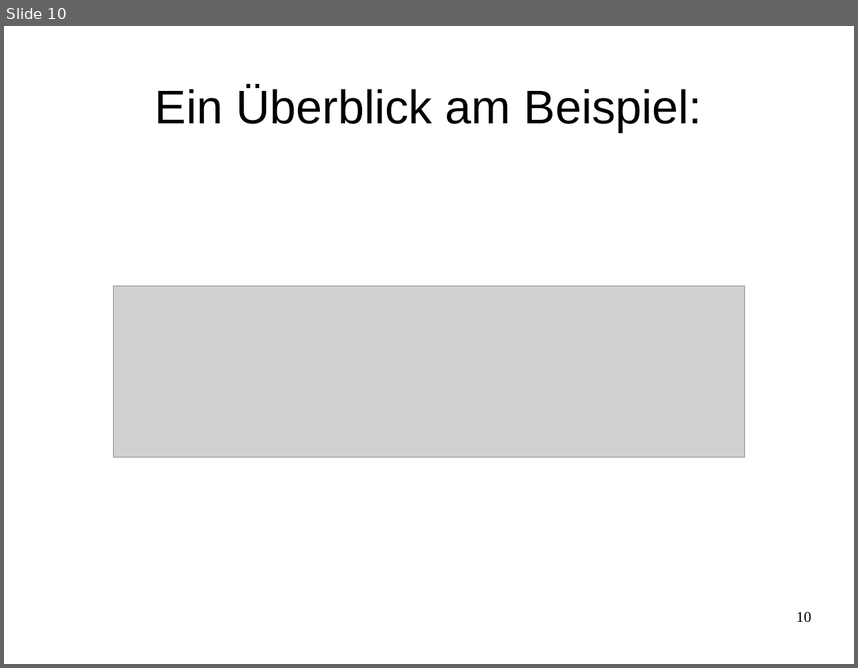
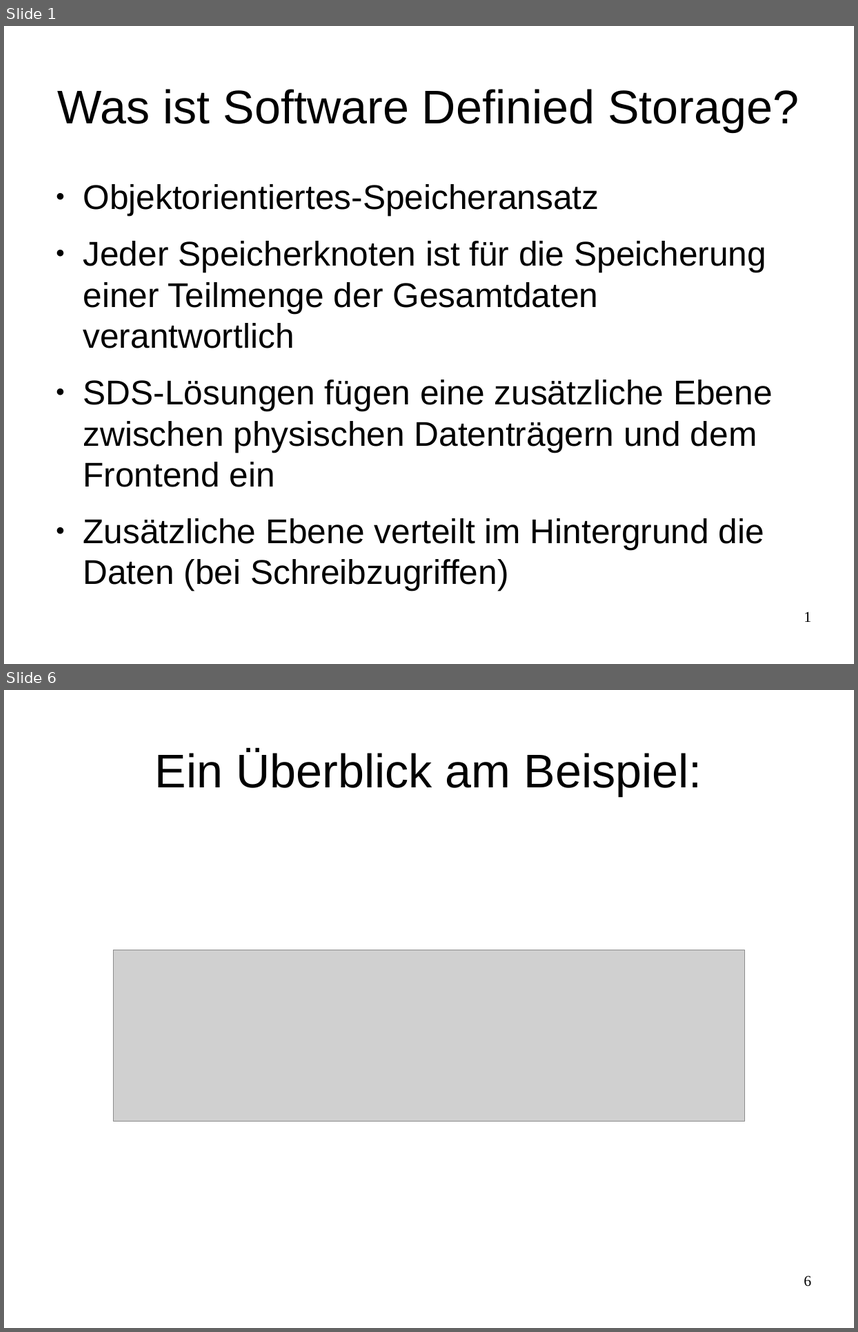
Before and after one commit to celentanos/inora, a slide deck: inora_vortrag_M.odp. Shown one above the other, each under a label of ours: slide 10 before the commit, slides 1 and 6 after it; the slides between them are not shown. The pictures are 858x668 and 858x1332 pixels, drawn with LibreOffice and Linux fonts; fonts in the diff are those of the drawing; grey boxes stand for pictures. Boxes give left, top, right and bottom in pixels: in the first picture for what was removed or moved away, otherwise in the second. Text is boxed around its words. In the diff, an @@ line names an element or a change of style, - is before the commit and + after.

```diff
--- a/inora_vortrag_M.odp
+++ b/inora_vortrag_M.odp
@@ slide 1 added at bbox=[4, 26, 854, 664], background #FFFFFF @@
@@ title added at bbox=[58, 89, 799, 132], 44 pt, text #000000 @@
+Was ist Software Definied Storage?
@@ text added at bbox=[83, 184, 773, 549], 32 pt, text #000000 @@
+● Objektorientiertes-Speicheransatz
+● Jeder Speicherknoten ist für die Speicherung einer Teilmenge der Gesamtdaten verantwortlich
+● SDS-Lösungen fügen eine zusätzliche Ebene zwischen physischen Datenträgern und dem Frontend ein
+● Zusätzliche Ebene verteilt im Hintergrund die Daten (bei Schreibzugriffen)
@@ page number added at bbox=[804, 611, 811, 621], 14 pt, text #000000 @@
+1
@@ what was slide 10 is now slide 6 @@
@@ page number at bbox=[804, 1275, 811, 1286]: text changed @@
-10
+6
```
Also in this commit, not shown: 8 slides changed, 5 other slides added, 9 slides removed, 3 other files.
